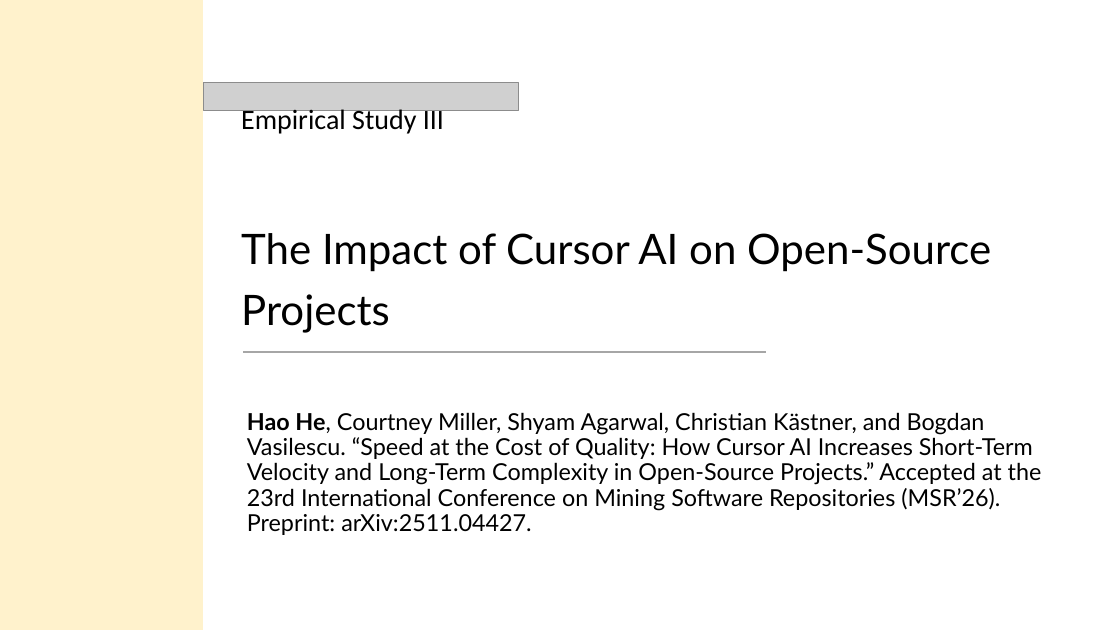
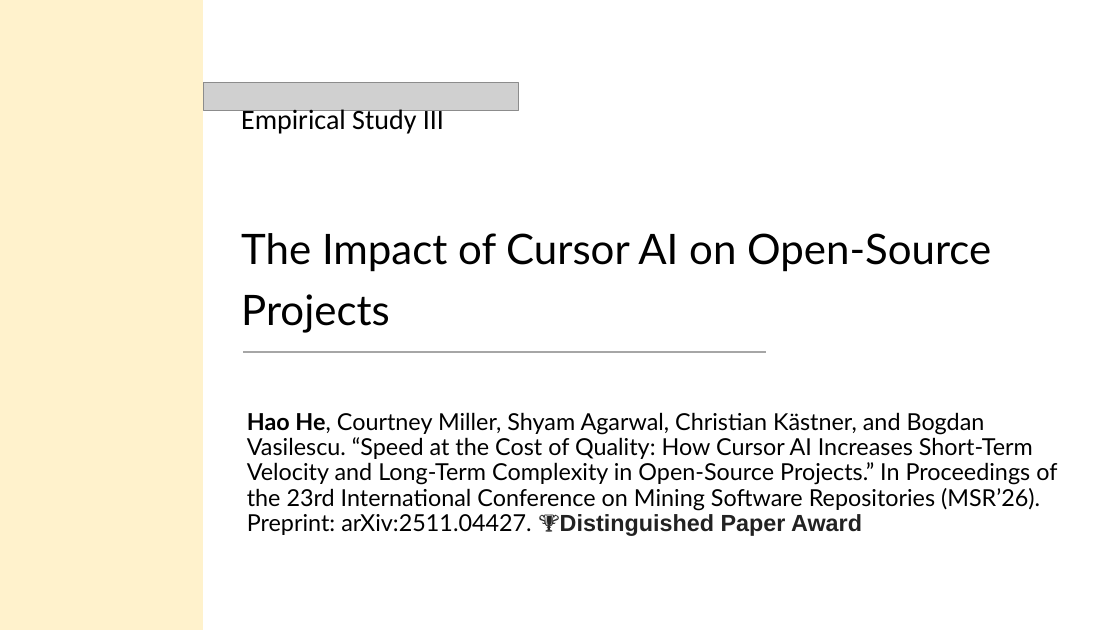
Before and after one commit to hehao98/Thesis, a slide deck: slide 34 of 2026.09.21-Thesis Defense.pptx (slide 28 before the commit). Drawn at 1120x630 pixels with LibreOffice and Linux fonts; fonts in the diff are those of the drawing; grey boxes stand for pictures. Boxes give left, top, right and bottom in pixels: in the first picture for what was removed or moved away, otherwise in the second. Text is boxed around its words. In the diff, an @@ line names an element or a change of style, - is before the commit and + after.

```diff
--- a/2026.09.21-Thesis Defense.pptx
+++ b/2026.09.21-Thesis Defense.pptx
@@ subtitle at (x1=247, y1=412, x2=1057, y2=536): text changed @@
-Hao He, Courtney Miller, Shyam Agarwal, Christian Kästner, and Bogdan Vasilescu. “Speed at the Cost of Quality: How Cursor AI Increases Short-Term Velocity and Long-Term Complexity in Open-Source Projects.” Accepted at the 23rd International Conference on Mining Software Repositories (MSR’26). Preprint: arXiv:2511.04427.
+Hao He, Courtney Miller, Shyam Agarwal, Christian Kästner, and Bogdan Vasilescu. “Speed at the Cost of Quality: How Cursor AI Increases Short-Term Velocity and Long-Term Complexity in Open-Source Projects.” In Proceedings of the 23rd International Conference on Mining Software Repositories (MSR’26). Preprint: arXiv:2511.04427. 🏆Distinguished Paper Award
```
Also in this commit, not shown: 9 other slides changed, 15 slides added, 5 slides removed.
